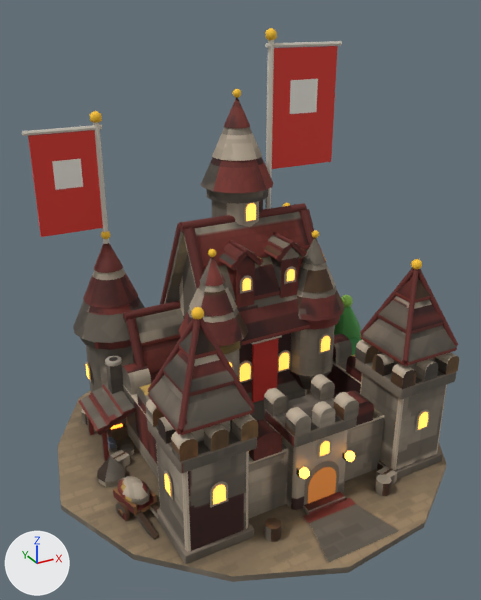
Before and after pictures for a commit that changed the glTF model game/assets/models/residence_dl4_red.glb.
The view is the same before and after, from a camera (50 mm lens) standing at (-1.219, -2.127, 1.704) and looking at (-0.071, -0.039, 0.66). Every picture has the same lights, and +X, +Y and +Z are marked at lower left. The picture after the commit comes second. Vertices at exactly the same position are counted once.

The older version as bpy lines, for what is in view:
```python
me_m = bpy.data.meshes.new('m')
me_m.from_pydata(...)  # 4741 vertices, 6959 faces; spans x -0.86..0.82, y -0.84..0.84, z -0.01..1.63
# faces by material slot: [6594, 216, 9, 128, 12]
me_m.materials.append(mat_baked)  # picture img_bake
me_m.materials.append(mat_win_lit)  # orange #ffcf6b, glowing orange #ffb84a
me_m.materials.append(mat_gate_glow)  # brown #8a5426, glowing brown #9d5c26
me_m.materials.append(mat_glow_torch)  # orange #ffb347, glowing orange #ffb347
me_m.materials.append(mat_glow_forge)  # orange #ff8a2a, glowing orange #ff8a2a
ob_residence_dl4_red = bpy.data.objects.new('residence_dl4_red', me_m)
ob_residence_dl4_red.location = (0.0, 0.0, 0.0)
```
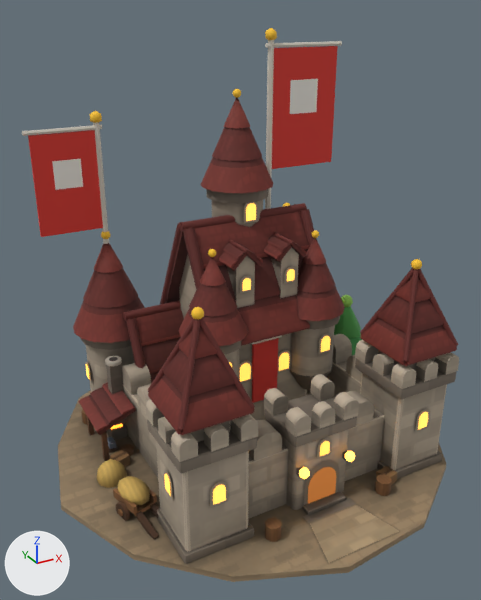
The edits, one by one:
me_m is used by ob_residence_dl4_red; location (0.0, 0.0, 0.0).
me_m had 4741 vertices, 6959 faces and spanned x -0.86..0.82, y -0.84..0.84, z -0.01..1.63.
me_m now has 4758 vertices, 7003 faces and spans x -0.86..0.82, y -0.84..0.84, z -0.05..1.63.
Part 1, on me_m:
25 vertices are removed from x -0.7..-0.58, y -0.09..0.03, z 0.0..0.12.
41 faces are deleted.
42 vertices are added at x -0.7..-0.58, y -0.09..0.03, z -0.05..0.1.
85 new faces join them, mat_baked (picture img_bake).
me_m part 2: 3042 kept faces spanning x -0.86..0.72, y -0.84..0.84, z -0.01..1.4 get new texture (UV) coordinates.

Location of each change, [x1, y1, x2, y2] in pixels of the pictures (481 x 600 px):
part 1 of me_m, built on: before [97, 450, 130, 487]; after [96, 450, 130, 488]
part 2 of me_m, surface changed: [61, 102, 459, 582] in both
